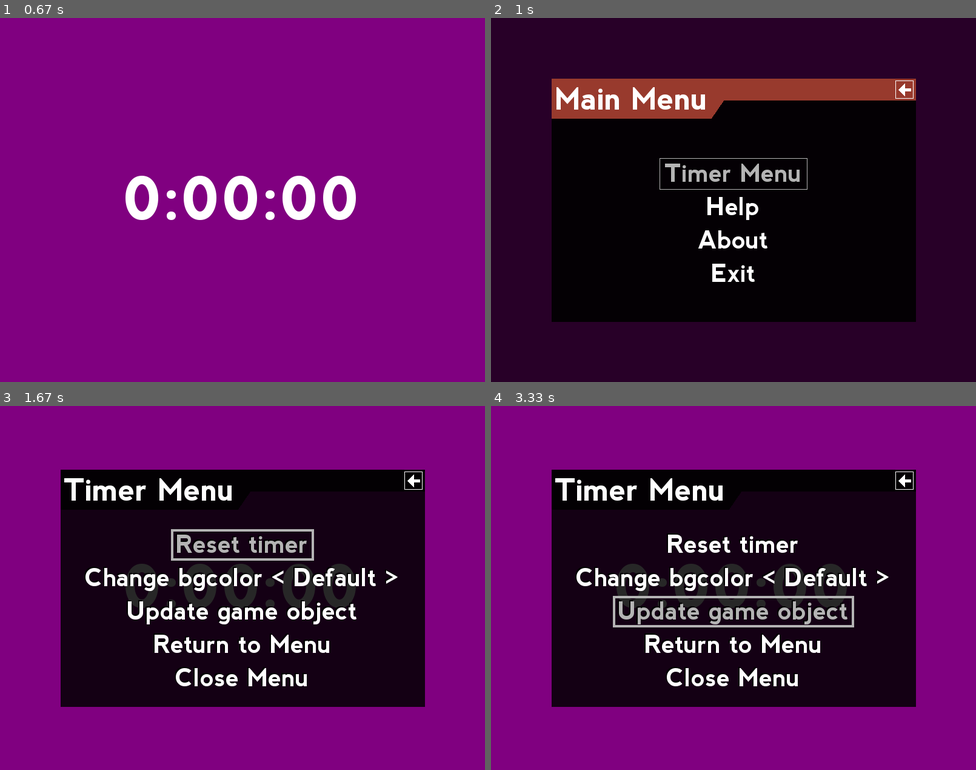
Above: before the commit, frames 1-4 (two rows, left to right).
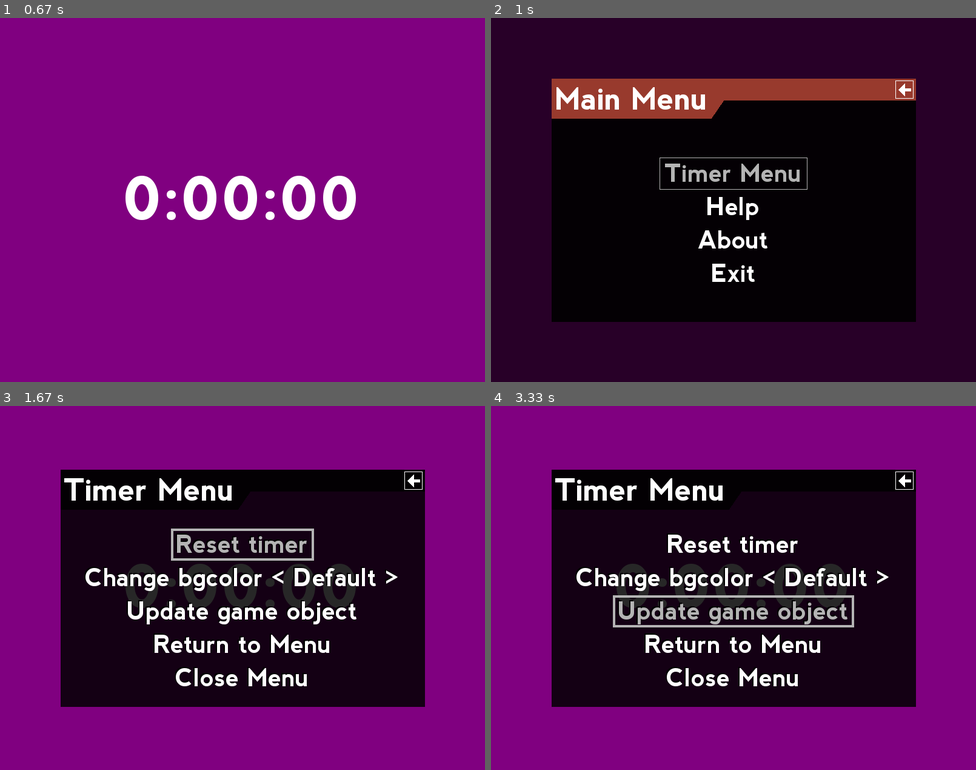
Above: after the commit, the same moments.

Repository: ppizarror/pygame-menu
Game: pygame game, started from example1.py
Two runs of this game, one before a commit and one after it. Both use one fixed random seed, a clock stepped at 60 frames per second and the inputs below.
Inputs (mouse positions are in pixels of both pictures, inside the frame that each line leads up to):
- Up to frame 1 (0.67 s): no input
- Up to frame 2 (1 s): tap Esc at 0.88 s
- Up to frame 3 (1.67 s): type "an" at 1.22 s; type "n" at 1.42 s; tap Enter at 1.55 s
- Up to frame 4 (3.33 s): click "0:00:01" at 1.82 s; hold Up 2.1-2.57 s; tap Enter at 2.65 s; click (733, 609) at 3.03 s

Frame 1 is identical in both runs. In frame 2, 0.1% of the frame differs, in the area x 34-66%, y 38-39%; in frame 3, 0.1%; in frame 4, 0.2%, in the area x 25-75%, y 52-53%.

Commit message:
Improves selected rect generation

Diff:
--- a/pygameMenu/menu.py
+++ b/pygameMenu/menu.py
@@ -297,7 +297,7 @@
 
         # Selected option
         self._selected_inflate_x = 16
-        self._selected_inflate_y = 4
+        self._selected_inflate_y = 5
 
         # FPS of the menu
         self.set_fps(fps)
@@ -610,11 +610,11 @@
 
             # If selected item then draw a rectangle
             if self._drawselrect and widget.selected:
-                rect = widget.get_rect()
-                _pygame.draw.rect(self._surface,
-                                  self._sel_color,
-                                  rect.inflate(self._selected_inflate_x, self._selected_inflate_y),
-                                  self._rect_width)
+                widget.draw_selected_rect(self._surface,
+                                          self._sel_color,
+                                          self._selected_inflate_x,
+                                          self._selected_inflate_y,
+                                          self._rect_width)
 
     def _get_option_pos(self, index):
         """
@@ -622,7 +622,8 @@
 
         :param index: Option index
         :type index: int
-        :return: None
+        :return: Position (x,y)
+        :rtype: tuple
         """
         rect = self._option[index].get_rect()
         align = self._option[index].get_alignment()
@@ -644,7 +645,7 @@
 
     def enable(self):
         """
-        Enable menu.
+        Enables the menu.
 
         :return: None
         """
@@ -657,7 +658,7 @@
         """
         Internal exit function.
 
-        :return:
+        :return: None
         """
         _pygame.quit()
         exit()
--- a/pygameMenu/widgets/textinput.py
+++ b/pygameMenu/widgets/textinput.py
@@ -364,7 +364,7 @@
 
             # Blit current surface
             new_surface.blit(self._surface, (0, 0))
-            new_surface.blit(underline, (self._label_size - 1, 5))
+            new_surface.blit(underline, (self._label_size - 1, 6))  # Position (x, y)
             self._last_rendered_surface_with_underline = new_surface
             self._last_rendered_surface_underline_width = new_width
         else:
@@ -413,7 +413,10 @@
             cursor_x_pos -= self._cursor_surface.get_width()
 
         # Calculate y position
-        cursor_y_pos = 1
+        cursor_y_pos = 0
+
+        # Move x position
+        cursor_x_pos += 2
 
         # Store position
         self._cursor_surface_pos[0] = cursor_x_pos
--- a/pygameMenu/widgets/widget.py
+++ b/pygameMenu/widgets/widget.py
@@ -72,18 +72,20 @@
         # Store id, if None or empty create new ID based on UUID
         if widget_id is None or len(widget_id) == 0:
             widget_id = uuid4()
+        self._alignment = _locals.PYGAME_ALIGN_CENTER
+        self._fps = 0
         self._id = str(widget_id)
-        self._surface = None  # type: _pygame.Surface
+        self._last_selected_surface = None  # type: _pygame.SurfaceType
+        self._selected_rect = None  # type: _pygame.rect.RectType
+        self._rect = _pygame.Rect(0, 0, 0, 0)
         self._render_string_cache = 0
         self._render_string_cache_surface = None
-        self._rect = _pygame.Rect(0, 0, 0, 0)
-        self._alignment = _locals.PYGAME_ALIGN_CENTER
-        self._fps = 0
-
+        self._surface = None  # type: _pygame.SurfaceType
+
+        self._args = args or []
+        self._kwargs = kwargs or {}
         self._on_change = onchange
         self._on_return = onreturn
-        self._args = args or []
-        self._kwargs = kwargs or {}
 
         # Menu reference
         self._menu = None
@@ -165,6 +167,44 @@
         :return: None
         """
         raise NotImplementedError('Override is mandatory')
+
+    def draw_selected_rect(self, surface, selected_color, inflatex, inflatey, border_width):
+        """
+        Draw selected rect around widget.
+
+        :param surface: Surface to draw
+        :type surface: pygame.surface.SurfaceType
+        :param selected_color: Selected color
+        :type selected_color: tuple
+        :param inflatex: Pixels to inflate the rect (x axis)
+        :type inflatex: int
+        :param inflatey: Pixels to inflate the rect (y axis)
+        :type inflatey: int
+        :param border_width: Border rect width
+        :type border_width: int
+        :return: None
+        """
+        # Generate new rect if it's different
+        rect = self._selected_rect
+
+        if self._last_selected_surface != self._surface:  # If surface changed
+            self._last_selected_surface = self._surface
+            self._selected_rect = self._rect.copy()
+
+            # Inflate rect
+            self._selected_rect = self._selected_rect.inflate(inflatex, inflatey)
+
+            # Translate rect
+            self._selected_rect = self._selected_rect.move(0, -1)
+
+            # Update rect
+            rect = self._selected_rect
+
+        # Draw rect
+        _pygame.draw.rect(surface,
+                          selected_color,
+                          rect,
+                          border_width)
 
     def get_rect(self):
         """
